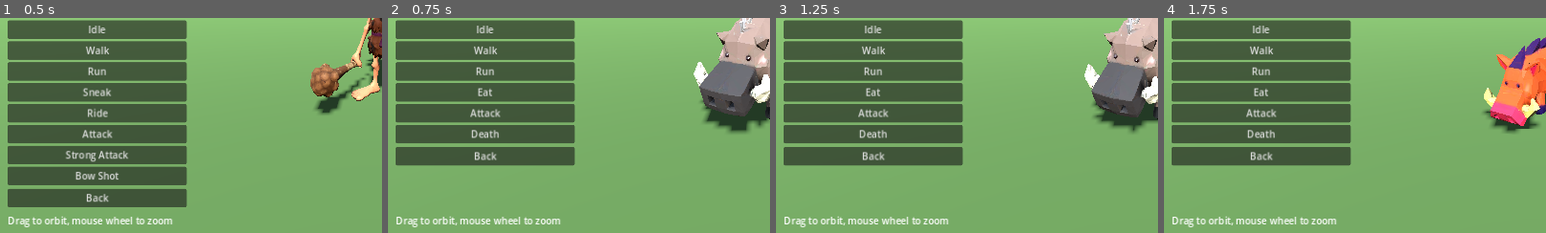
Above: before the commit, frames 1-4 (left to right).
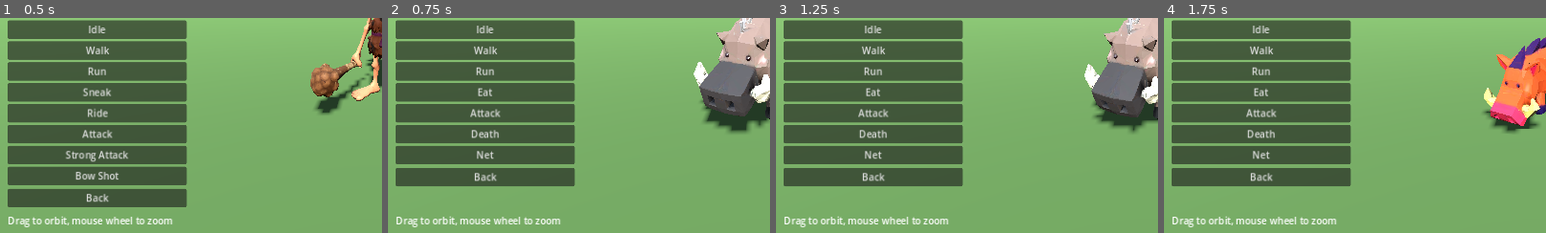
Above: after the commit, the same moments.

Repository: bageus/where-boar
Game: Godot game, scene res://game/presentation/menus/public/animation_viewer.tscn
The game is run twice, just before and just after one commit, with the same random seed, the same clock (stepped at 60 frames per second) and the same inputs. This scene is started directly instead of the project's main scene.
Inputs:
- Up to frame 1 (0.5 s): no input
- Up to frame 2 (0.75 s): click "Forest boar" at 0.5 s
- Up to frame 3 (1.25 s): no input
- Up to frame 4 (1.75 s): click "Runner" at 1.25 s
The pictures show only the part of the screen within x 0-50%, y 49-99%; the shares and areas given below are measured in that part.

Frame 1 is identical in both runs. In frame 2, 4.7% of the frame differs, in the area x 2-49%, y 59-79%; in frame 3, 4.7%; in frame 4, 4.7%.

Commit message:
Boars caught by a net fall forward onto the chest (new net animation); shown in the animation viewer
Co-Authored-By: Claude Sonnet 5.5 <noreply@anthropic.com>
Claude-Session: https://claude.ai/code/session_017Jb3Zg8qiDiApiEFRc5HKq

Diff:
--- a/game/features/boar/public/boar_body.gd
+++ b/game/features/boar/public/boar_body.gd
@@ -202,6 +202,7 @@
 	if not boar.is_free():
 		return
 	boar.trap()
+	$Model.net_fall()
 	_snare_left = seconds
 	_show_state()
 	held_changed.emit(true)
@@ -219,6 +220,8 @@
 		$Model.die()
 		get_tree().create_timer(CORPSE_SECONDS).timeout.connect(_remove_corpse)
 		_warn_witnesses()
+	elif boar.state == Boar.State.CAPTURED:
+		$Model.net_fall()
 
 
 ## A corpse with spears, arrows or nets stuck in it stays until the hunt ends, so they can be taken back.
@@ -270,6 +273,7 @@
 		_snare_left -= delta
 		if _snare_left <= 0.0:
 			boar.break_free()
+			$Model.stand()
 			_state_time = 0.0
 			_show_state()
 			held_changed.emit(false)
--- a/game/features/boar/public/boar_model.gd
+++ b/game/features/boar/public/boar_model.gd
@@ -19,6 +19,7 @@
 	_player = model.find_child("AnimationPlayer") as AnimationPlayer
 	for anim in ["idle", "walk", "run", "eat"]:
 		_player.get_animation(anim).loop_mode = Animation.LOOP_LINEAR
+	_add_net_fall()
 	_dead = false
 	_player.play("idle")
 
@@ -45,6 +46,48 @@
 	_player.play("death", 0.1)
 
 
+## Caught in a net: falls forward onto the chest and front legs and stays there.
+func net_fall() -> void:
+	_dead = true
+	_player.speed_scale = 1.0
+	_player.play("net", 0.1)
+
+
+## Gets up again when the net is shaken off (a held boar breaking free).
+func stand() -> void:
+	_dead = false
+	_player.play("idle", 0.3)
+
+
+## "net" is built here, not in the .glb: the sources are not in the repo, so tools/rig_boars.py cannot
+## re-export them. Poses are armature-space rotations as in rig_boars.py, mapped to Godot axes.
+func _add_net_fall() -> void:
+	var library := _player.get_animation_library("")
+	if library.has_animation("net"):
+		return
+	var skeleton := _player.get_parent().find_child("Skeleton3D") as Skeleton3D
+	var anim := Animation.new()
+	anim.length = 1.2
+	var pose := {"spine_0": -8.0, "spine_1": -10.0, "chest": -12.0, "neck": -28.0, "head": -10.0}
+	for leg in ["fl", "fr"]:
+		pose["leg_" + leg] = 40.0
+		pose["shin_" + leg] = -95.0
+	for bone in pose:
+		var i := skeleton.find_bone(bone)
+		if i < 0:
+			continue
+		var rest := skeleton.get_bone_rest(i).basis.get_rotation_quaternion()
+		var global := skeleton.get_bone_global_rest(i).basis.get_rotation_quaternion()
+		var track := anim.add_track(Animation.TYPE_ROTATION_3D)
+		anim.track_set_path(track, NodePath("%s:%s" % [_player.get_node(_player.root_node).get_path_to(skeleton), bone]))
+		var fallen := rest * (global.inverse() * Quaternion(Vector3.RIGHT, deg_to_rad(pose[bone])) * global)
+		anim.rotation_track_insert_key(track, 0.0, rest)
+		anim.rotation_track_insert_key(track, 0.35, rest.slerp(fallen, 0.3))  # knees buckle first
+		anim.rotation_track_insert_key(track, 0.8, fallen)
+		anim.rotation_track_insert_key(track, 1.2, fallen)
+	library.add_animation("net", anim)
+
+
 func player() -> AnimationPlayer:
 	return _player
 
--- a/game/presentation/menus/public/animation_viewer.gd
+++ b/game/presentation/menus/public/animation_viewer.gd
@@ -9,7 +9,7 @@
 	"Heavy": preload("res://assets/models/caveman_heavy.glb"),
 }
 const ANIMATIONS: Array[String] = ["idle", "walk", "run", "sneak", "ride", "attack", "strong_attack", "bow_shot"]
-const BOAR_ANIMATIONS: Array[String] = ["idle", "walk", "run", "eat", "attack", "death"]
+const BOAR_ANIMATIONS: Array[String] = ["idle", "walk", "run", "eat", "attack", "death", "net"]
 const BoarModel = preload("res://game/features/boar/public/boar_model.tscn")
 const BoarTypes = preload("res://game/features/boar/public/boar_types.gd")
 const Club = preload("res://assets/models/club.glb")
